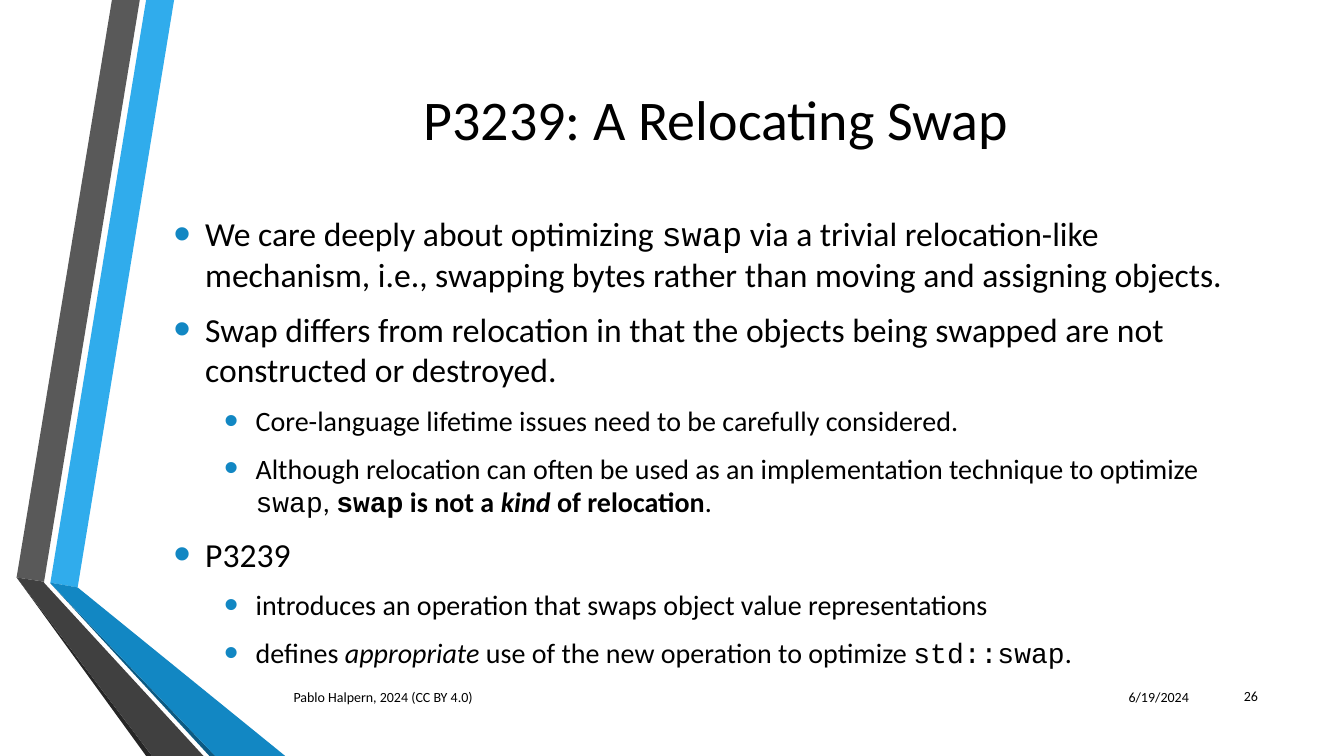
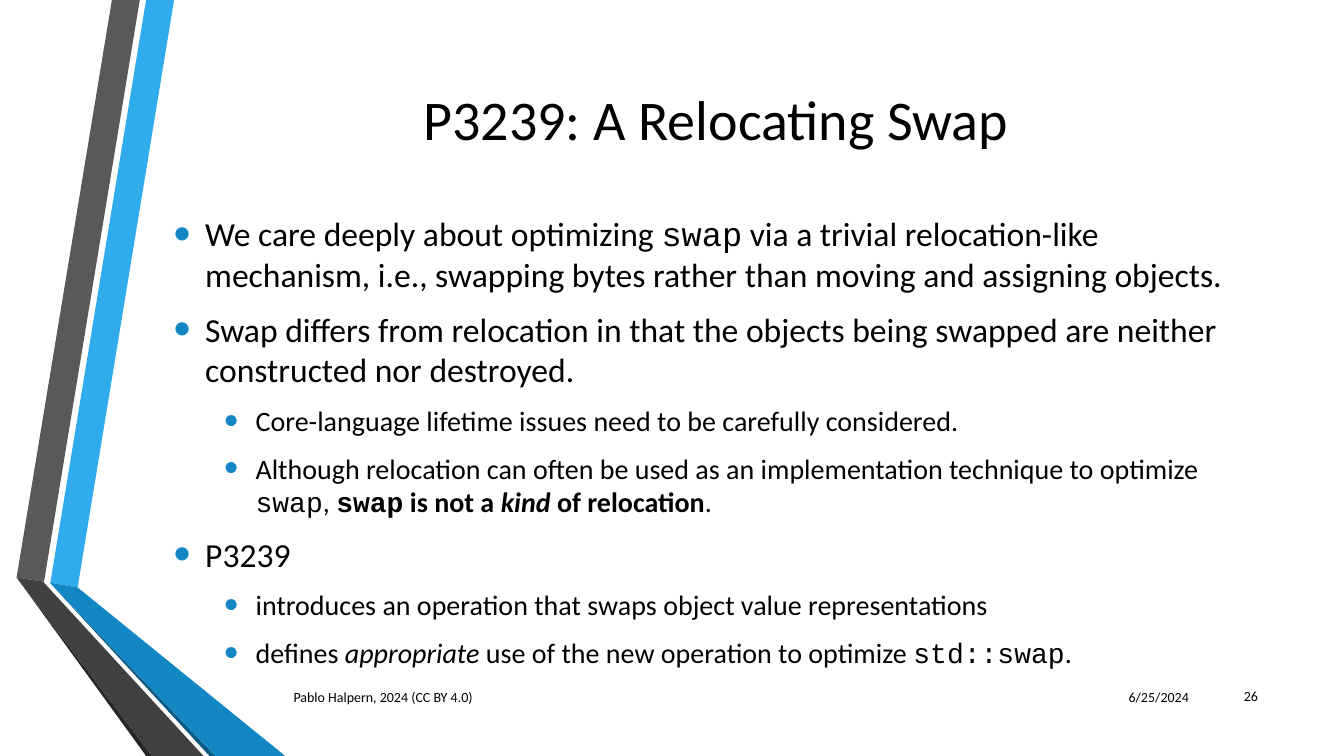
Before and after one commit to phalpern/WG21-halpern, a slide deck: slide 26 of relocate/Trivial Relocation - St. Louis 06-2024.pptx. Drawn at 1344x756 pixels with LibreOffice and Linux fonts; fonts in the diff are those of the drawing; background and template pictures are left out. Boxes give left, top, right and bottom in pixels: in the first picture for what was removed or moved away, otherwise in the second. Text is boxed around its words. In the diff, an @@ line names an element or a change of style, - is before the commit and + after.

```diff
--- a/relocate/Trivial Relocation - St. Louis 06-2024.pptx
+++ b/relocate/Trivial Relocation - St. Louis 06-2024.pptx
@@ text at [205,318,1216,388]: text changed @@
-• Swap differs from relocation in that the objects being swapped are not constructed or destroyed.
+• Swap differs from relocation in that the objects being swapped are neither constructed nor destroyed.
@@ text at [1129,692,1189,703]: text changed @@
-6/19/2024
+6/25/2024
```
Also in this commit, not shown: 44 other slides changed.
